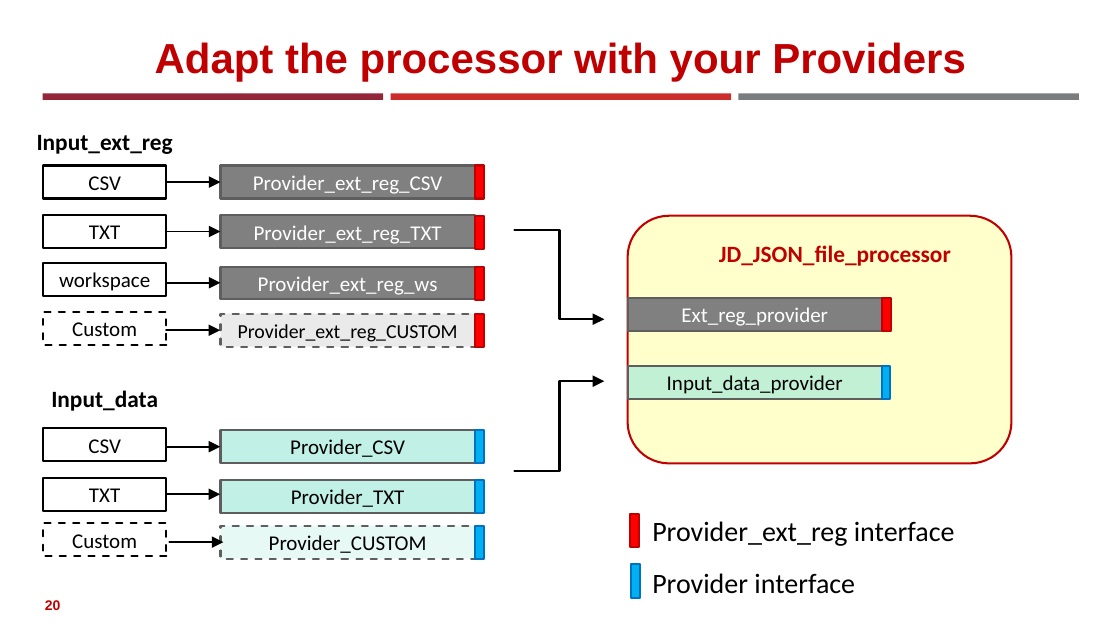
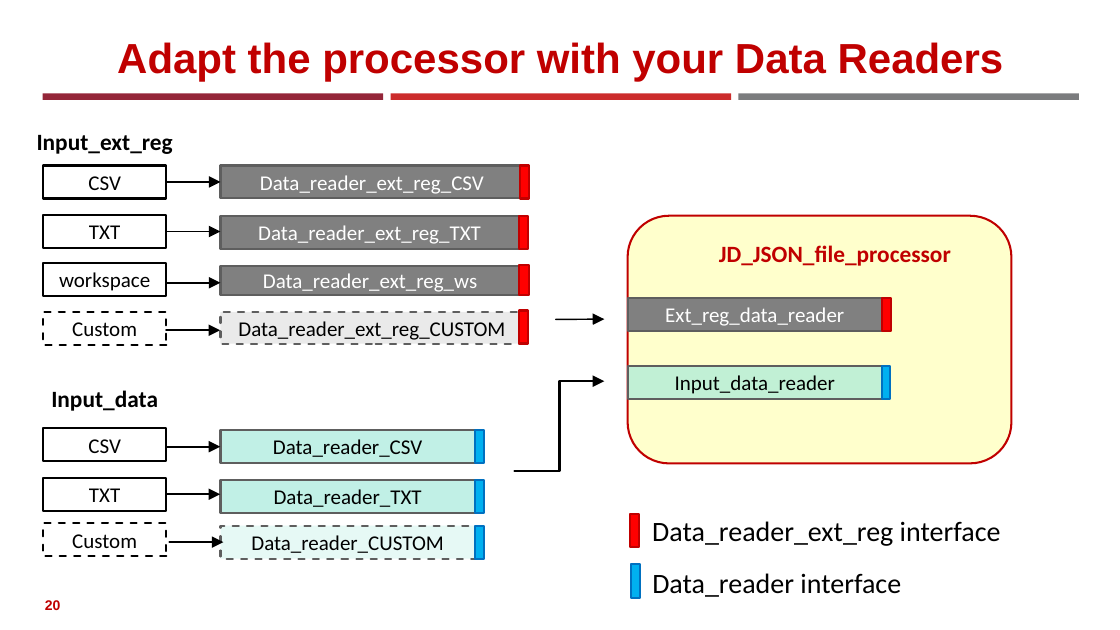
Before and after one commit to AlessandroPiovani/RJDProcessor, a slide deck: slide 20 of Documentation/RJDemetra tools for statistical production.pptx. Drawn at 1120x630 pixels with LibreOffice and Linux fonts; fonts in the diff are those of the drawing; background and template pictures are left out. Boxes give left, top, right and bottom in pixels: in the first picture for what was removed or moved away, otherwise in the second. Text is boxed around its words. In the diff, an @@ line names an element or a change of style, - is before the commit and + after.

```diff
--- a/Documentation/RJDemetra tools for statistical production.pptx
+++ b/Documentation/RJDemetra tools for statistical production.pptx
@@ title at (117,42,1004,81): text changed @@
-Adapt the processor with your Providers
+Adapt the processor with your Data Readers
@@ rectangle "Data_reader_ext_reg_CSV": place and size @@
-rectangle "Data_reader_ext_reg_CSV" at (220,166,475,198)
+rectangle "Data_reader_ext_reg_CSV" at (220,166,523,198)
@@ text in rectangle at (260,175,484,194): text changed @@
-Provider_ext_reg_CSV
+Data_reader_ext_reg_CSV
@@ rectangle "Data_reader_ext_reg_TXT": place and size @@
-rectangle "Data_reader_ext_reg_TXT" at (220,216,475,249)
+rectangle "Data_reader_ext_reg_TXT" at (220,216,518,249)
@@ text in rectangle at (258,225,481,244): text changed @@
-Provider_ext_reg_TXT
+Data_reader_ext_reg_TXT
@@ elbow arrow removed from (514, 229) to (604, 319) @@
@@ rectangle "Data_reader_ext_reg_ws": place and size @@
-rectangle "Data_reader_ext_reg_ws" at (220,266,475,299)
+rectangle "Data_reader_ext_reg_ws" at (220,266,519,295)
@@ rectangle: place and size @@
-rectangle at (475,267,484,300)
+rectangle at (519,266,529,295)
@@ text in rectangle at (263,273,477,292): text changed @@
-Provider_ext_reg_ws
+Data_reader_ext_reg_ws
@@ rectangle "Data_reader_ext_reg_CUSTOM": place and size @@
-rectangle "Data_reader_ext_reg_CUSTOM" at (220,314,475,347)
+rectangle "Data_reader_ext_reg_CUSTOM" at (220,312,523,344)
@@ text in rectangle at (238,321,505,340): text changed; size 17 to 18 pt @@
-Provider_ext_reg_CUSTOM
+Data_reader_ext_reg_CUSTOM
@@ 3 rectangles: place and size @@
-3 rectangles at (475,166,484,346)
+3 rectangles at (519,166,529,344)
@@ arrow added from (556, 319) to (604, 319), #000000 1.25 pt @@
@@ text in rectangle at (665,307,844,326): text changed @@
-Ext_reg_provider
+Ext_reg_data_reader
@@ text in rectangle at (675,375,835,394): text changed @@
-Input_data_provider
+Input_data_reader
@@ text in rectangle at (273,439,422,457): text changed @@
-Provider_CSV
+Data_reader_CSV
@@ text in rectangle at (274,489,422,507): text changed @@
-Provider_TXT
+Data_reader_TXT
@@ text in rectangle at (251,535,443,553): text changed @@
-Provider_CUSTOM
+Data_reader_CUSTOM
@@ text at (652,521,1001,546): text changed @@
-Provider_ext_reg interface
+Data_reader_ext_reg interface
@@ text at (652,573,901,597): text changed @@
-Provider interface
+Data_reader interface
```
Also in this commit, not shown: 2 other slides changed, 1 other file.
